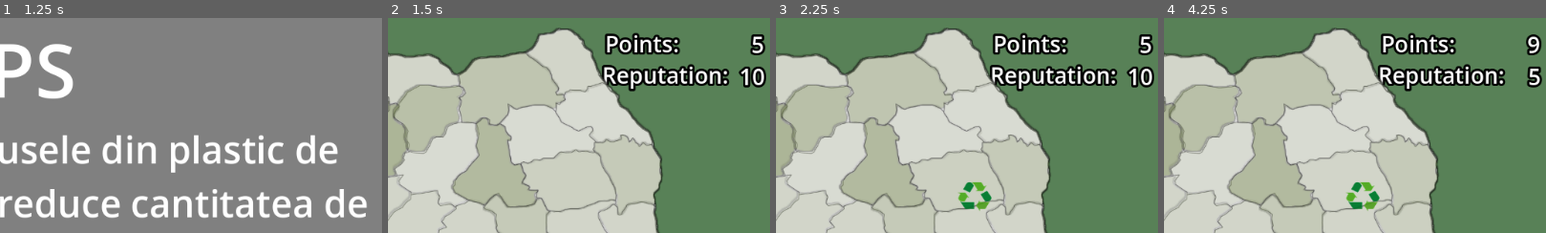
Above: before the commit, frames 1-4 (left to right).
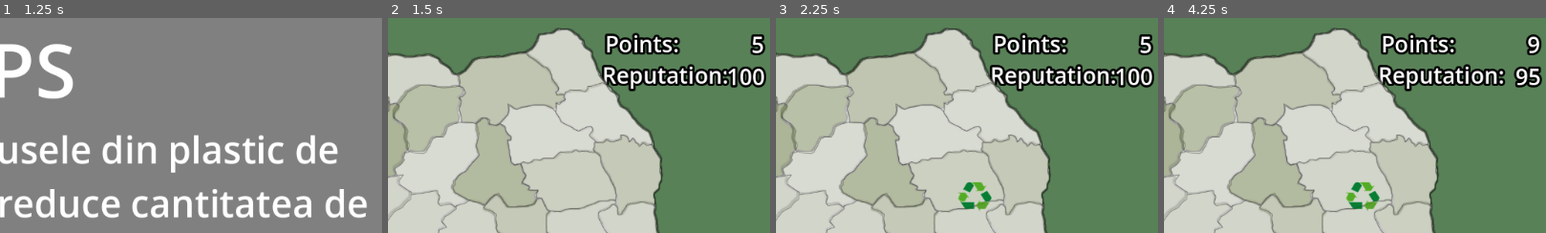
Above: after the commit, the same moments.

Repository: Yuichiro021/TechnoByte
Game: Godot game, scene res://main_menu/main_menu.tscn
Two runs of this game, one before a commit and one after it. Both use one fixed random seed, a clock stepped at 60 frames per second and the inputs below.
Inputs (mouse positions are % of the whole screen's width and height, from its top left):
- Up to frame 1 (1.25 s): click "Start" at 0.5 s
- Up to frame 2 (1.5 s): click "Start" at 1.25 s
- Up to frame 3 (2.25 s): tap Enter at 2 s; move the mouse to (72, 45) at 2.02 s; click (72, 45) at 2.17 s
- Up to frame 4 (4.25 s): tap Space at 2.75 s; move the mouse to (30, 55) at 2.77 s; click (30, 55) at 2.92 s; tap Enter at 3.5 s; move the mouse to (60, 28) at 3.52 s; click (60, 28) at 3.67 s
The pictures show only the part of the screen within x 50-100%, y 0-50%; the shares and areas given below are measured in that part.

Frame 1 is identical in both runs. In frame 2, 0.5% of the frame differs, in the area x 88-96%, y 22-33%; in frame 3, 0.5%; in frame 4, 0.3%.

Commit message:
balance issues

Diff:
--- a/Scripts/Judete.gd
+++ b/Scripts/Judete.gd
@@ -7,7 +7,7 @@
 
 @onready var points = 5
 
-@onready var reputation=10
+@onready var reputation=100
 
 var mesaj_pe_ecran = false
 
@@ -34,6 +34,8 @@
 func change_reputation(val):
 	if reputation+val>0:
 		reputation+=val
+	else:
+		reputation = 0
 	var label := $"../../MarginContainer/VBoxContainer/Label2/Label2" as Label
 	label.text = str(reputation)
 
@@ -74,7 +76,7 @@
 
 func create_sediu():
 	if sediu_exista:
-		change_points(-10)
+		change_points(-40)
 	sedii.append(child1)
 	sediu_exista = true
 	var sediu := TextureRect.new()
@@ -106,7 +108,7 @@
 						global_points.append(point+ child.global_position)
 					if is_point_inside_concave_shape(event.position,global_points):
 						if(clear_all_buttons()):
-							if child.get_meta("sediu")==false and (sediu_exista==false or points>=10):
+							if child.get_meta("sediu")==false and (sediu_exista==false or points>=40):
 								print("Clicked on: ",child.get_name())
 
 								create_child_button(child)
